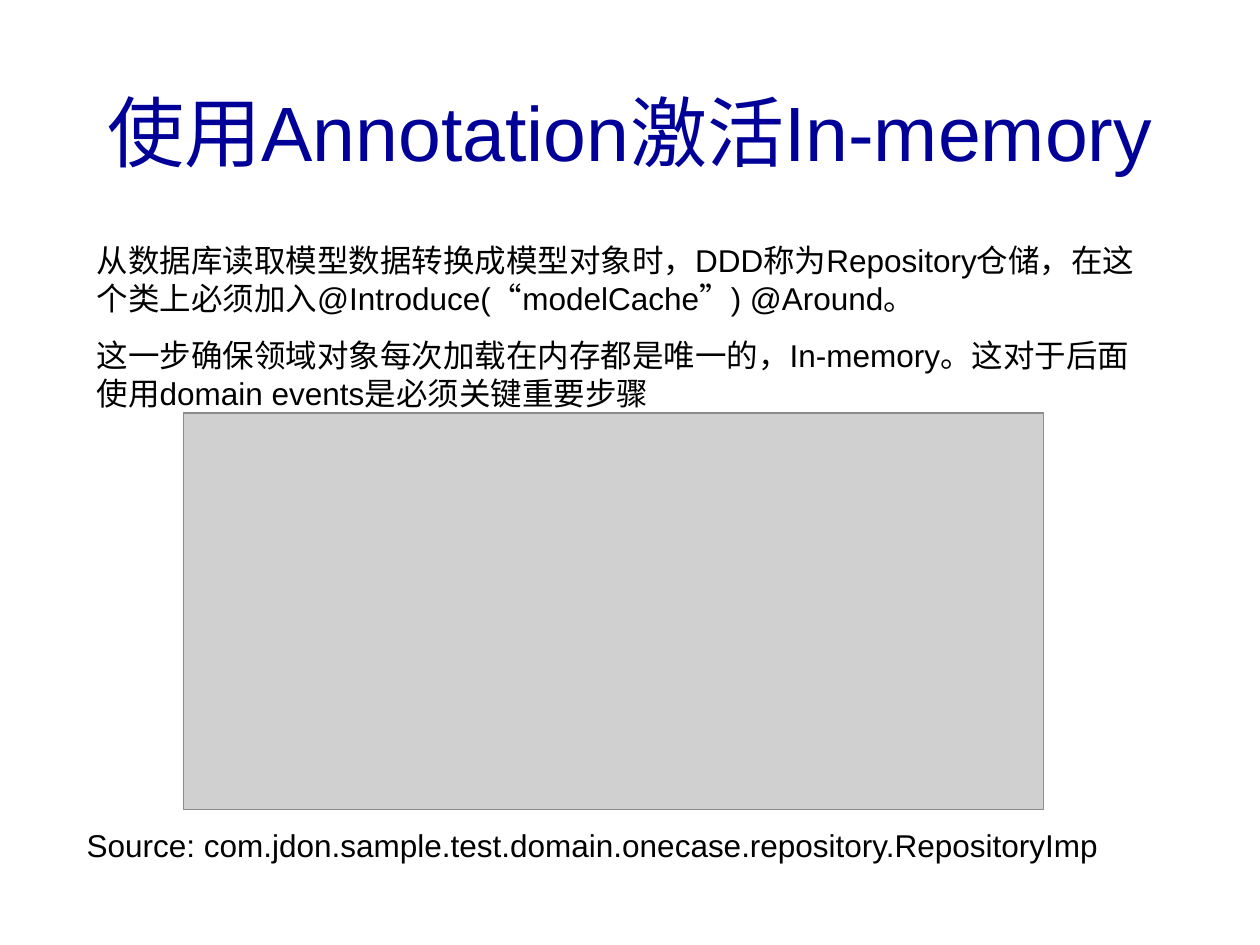
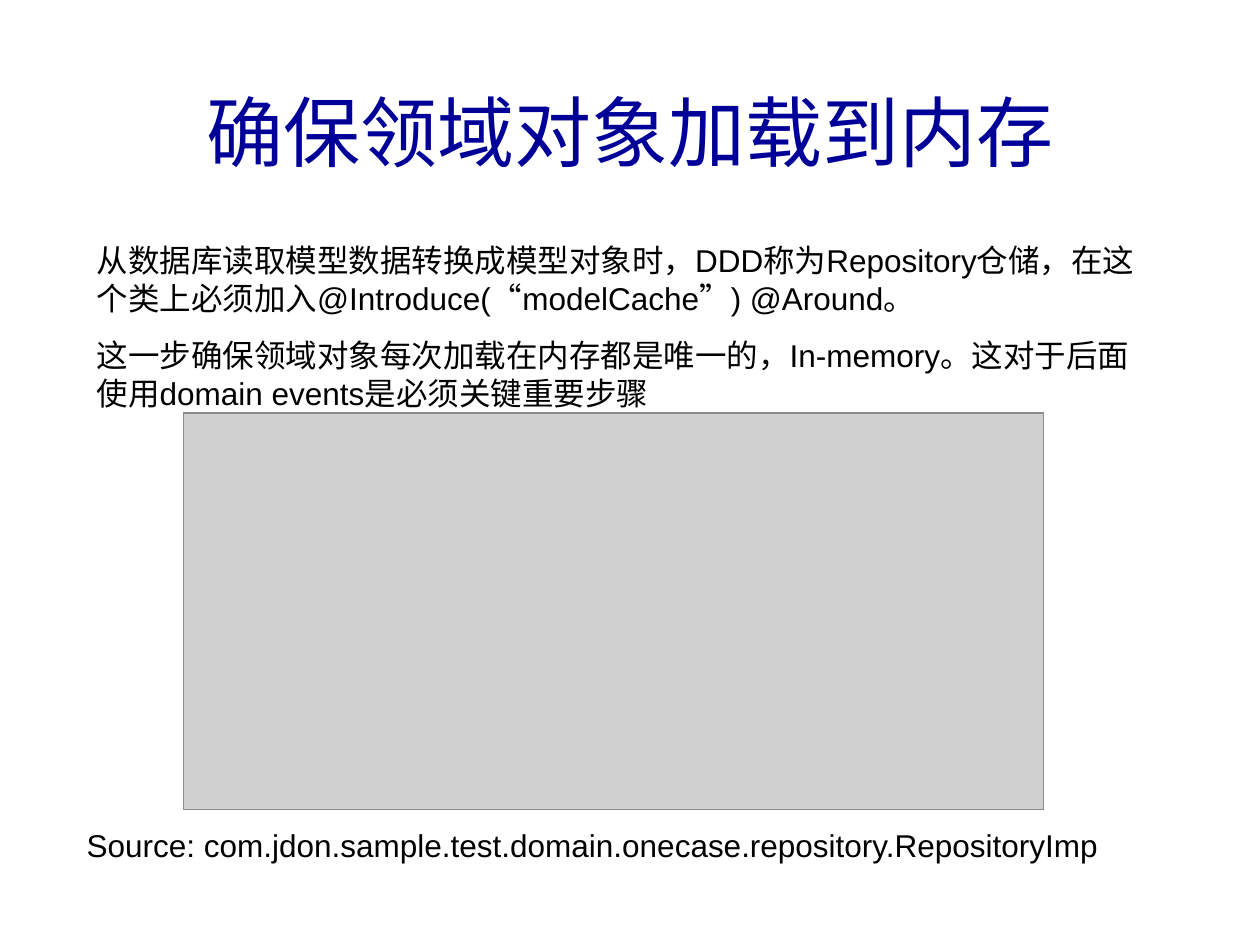
Before and after one commit to banq/jdonframework, a slide deck: slide 22 of doc/chinese/JdonFramework.ppt (slide 20 before the commit). Drawn at 1260x945 pixels with LibreOffice and Linux fonts; fonts in the diff are those of the drawing; grey boxes stand for pictures; background and template pictures are left out. Boxes give left, top, right and bottom in pixels: in the first picture for what was removed or moved away, otherwise in the second. Text is boxed around its words. In the diff, an @@ line names an element or a change of style, - is before the commit and + after.

```diff
--- a/doc/chinese/JdonFramework.ppt
+++ b/doc/chinese/JdonFramework.ppt
@@ title at (x1=206, y1=96, x2=1054, y2=168): text changed @@
-使用Annotation激活In-memory
+确保领域对象加载到内存
```
Also in this commit, not shown: 4 other slides changed, 7 slides added, 2 slides removed, 1 other file.
